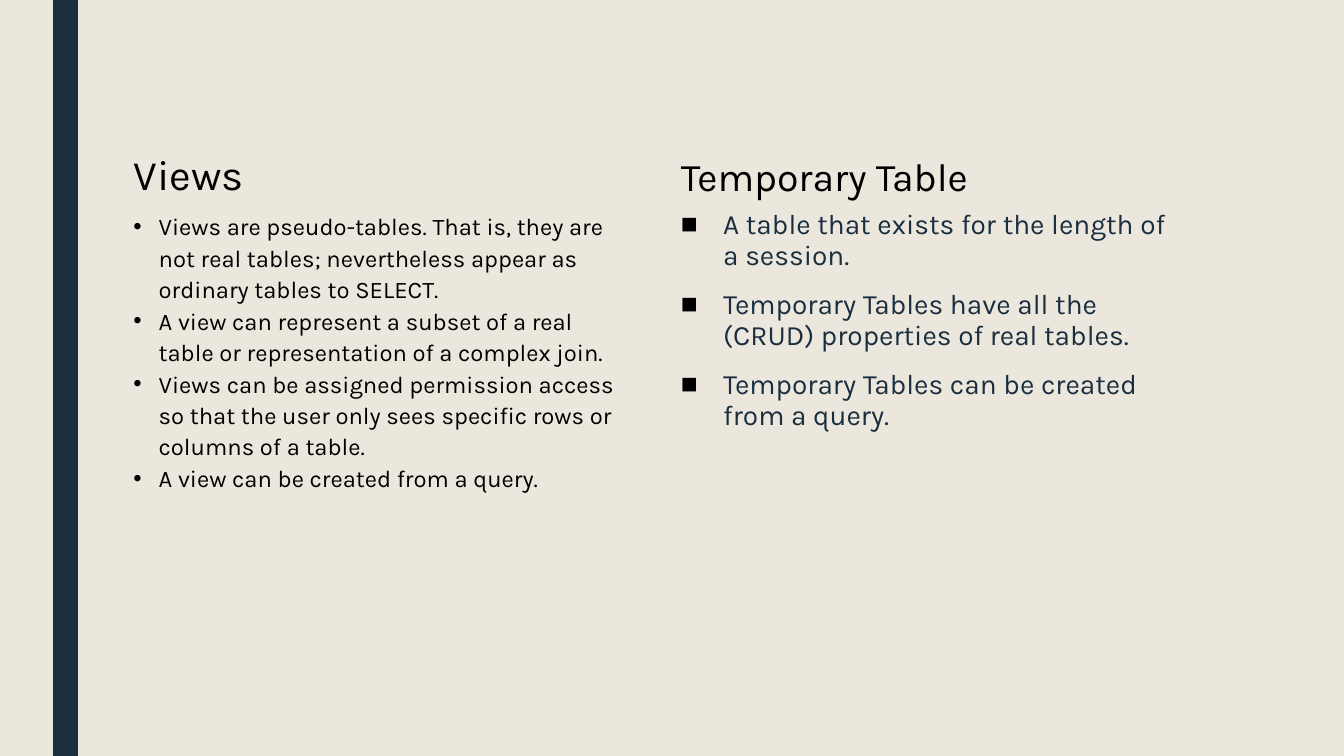
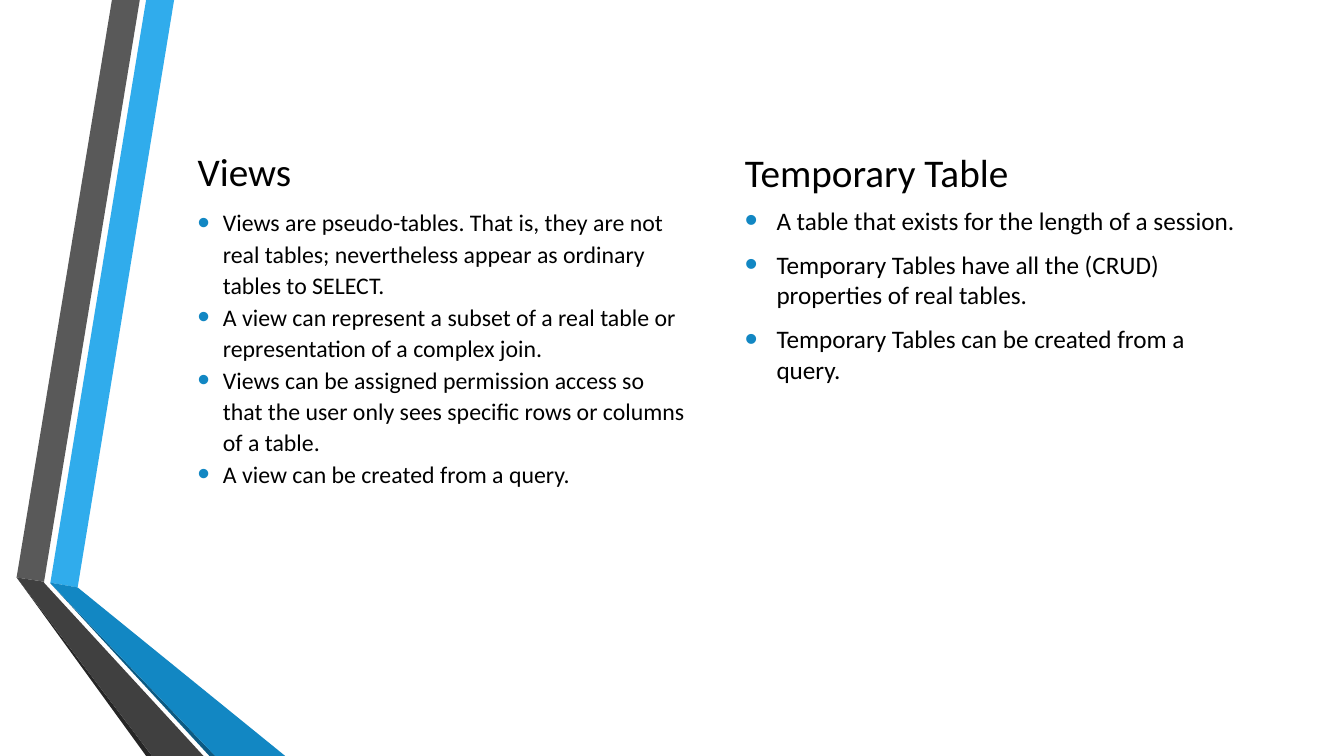
Before and after one commit to MGIS-UMN/GIS5577_week4, a slide deck: slide 32 of Advanced_DB_queries.odp. Drawn at 1344x756 pixels with LibreOffice and Linux fonts; fonts in the diff are those of the drawing; background and template pictures are left out. Boxes give left, top, right and bottom in pixels: in the first picture for what was removed or moved away, otherwise in the second. Text is boxed around its words. In the diff, an @@ line names an element or a change of style, - is before the commit and + after.

```diff
--- a/Advanced_DB_queries.odp
+++ b/Advanced_DB_queries.odp
@@ background #EBE7DD to picture (left out) @@
@@ freeform shape removed at box(52, 0, 78, 756) @@
@@ text "Views" at box(198, 159, 291, 187): size 30 to 28 pt, font Karla to Calibri; line spacing 0.84 to 1; more space between paragraphs @@
@@ text "Temporary Table" at box(745, 159, 1008, 194): font Karla to Calibri @@
@@ text "Views are pseudo-tables. That is, ..." at box(223, 214, 684, 487): font Karla to Calibri; bullet colour #000000 to #1287C3 @@
@@ 4 texts: place and size @@
-4 texts at box(133, 161, 1165, 493)
+4 texts at box(198, 159, 1234, 487)
@@ text "A table that exists for ..." at box(777, 212, 1234, 383): size 20 to 18 pt, font Karla to Calibri, text colour #1A2E40 to #000000; bullet ■ to •; line spacing 0.94 to 1; less space between paragraphs; bullet colour #000000 to #1287C3 @@
@@ group added at box(16, 0, 285, 756): 6 freeform shapes @@
```
Also in this commit, not shown: 32 other slides changed.
